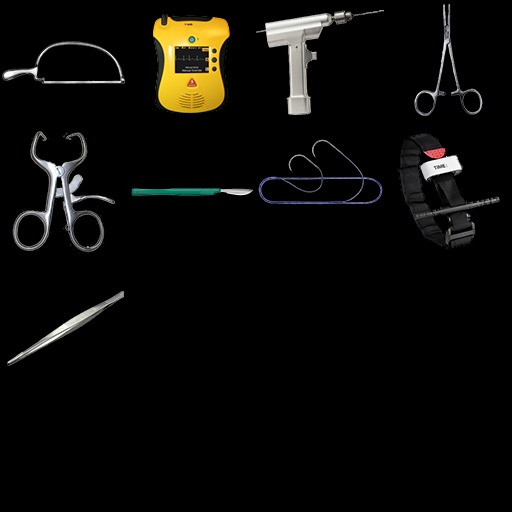
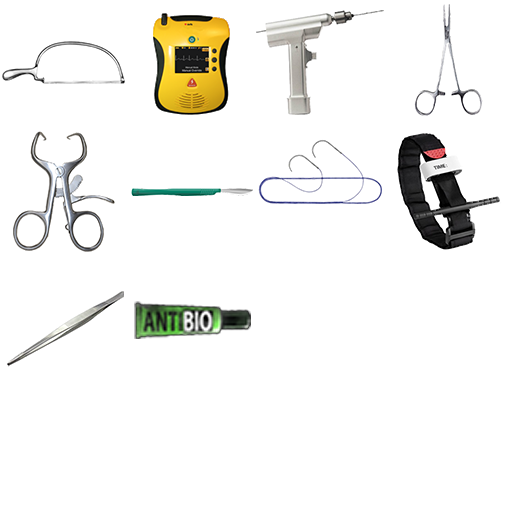
Before/after of a 512px x 512px layered artwork. What changed in the layer stack:
added layer "Layer 3" above "Layer 1" over bbox(134, 301, 251, 339)
hid "Background" over bbox(0, 0, 512, 512)
